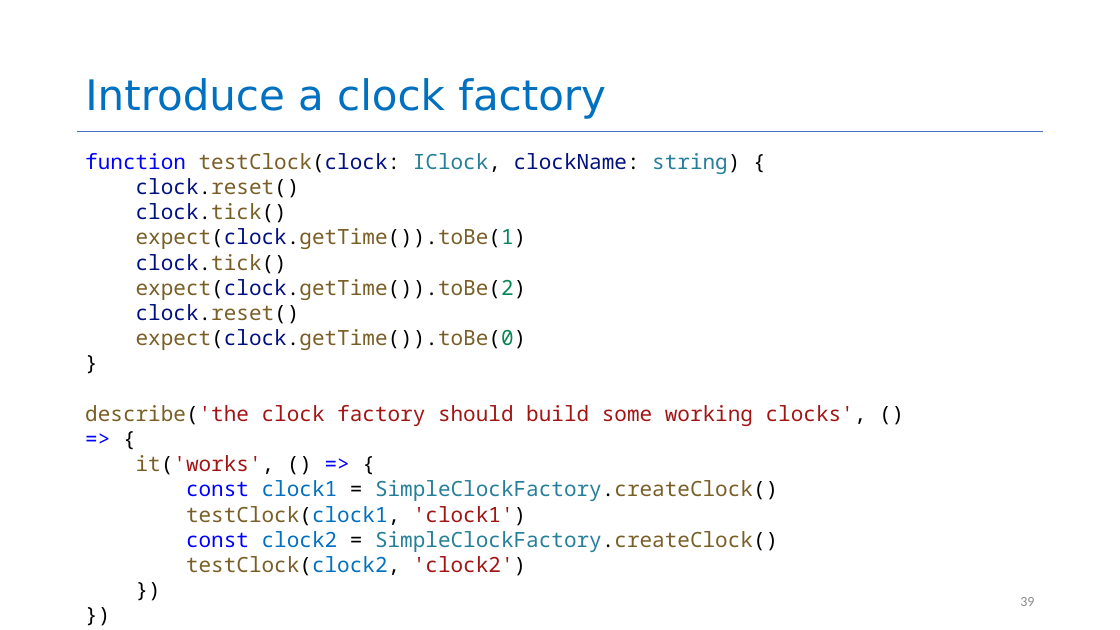
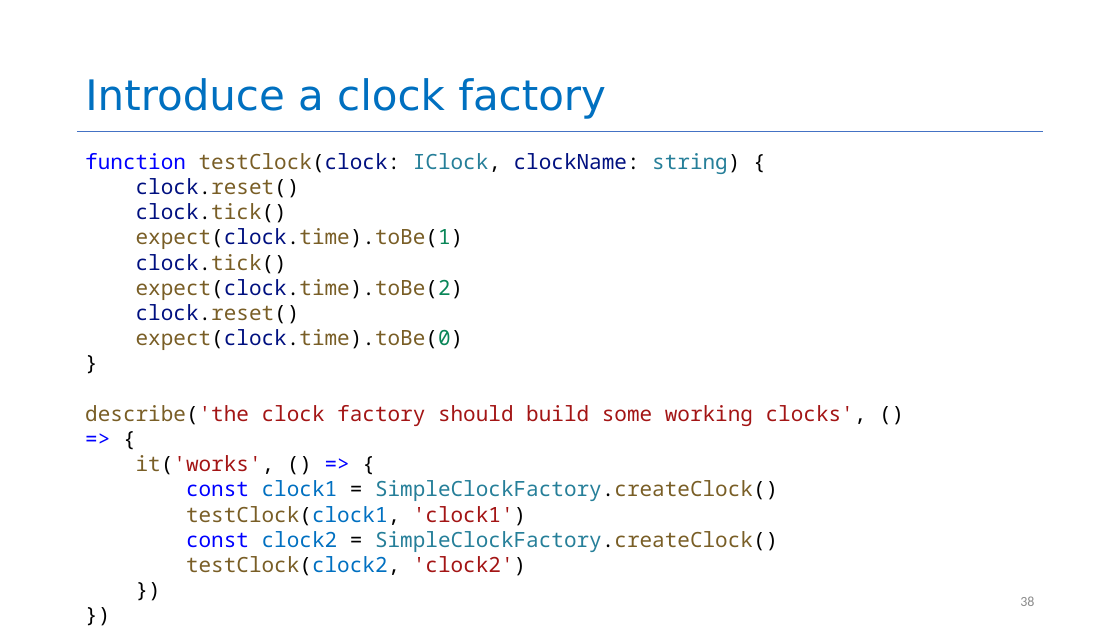
Before and after one commit to neu-se/CS4530-Spring-2025, a slide deck: slide 38 of Slides/Module 05 Interaction-Level Design Patterns.pptx (slide 39 before the commit). Drawn at 1120x630 pixels with LibreOffice and Linux fonts; fonts in the diff are those of the drawing. Boxes give left, top, right and bottom in pixels: in the first picture for what was removed or moved away, otherwise in the second. Text is boxed around its words. In the diff, an @@ line names an element or a change of style, - is before the commit and + after.

```diff
--- a/Slides/Module 05 Interaction-Level Design Patterns.pptx
+++ b/Slides/Module 05 Interaction-Level Design Patterns.pptx
@@ text at box(136, 228, 464, 249): text changed @@
-expect(clock.getTime()).toBe(1)
+expect(clock.time).toBe(1)
@@ text at box(136, 279, 464, 300): text changed @@
-expect(clock.getTime()).toBe(2)
+expect(clock.time).toBe(2)
@@ text at box(136, 329, 464, 350): text changed @@
-expect(clock.getTime()).toBe(0)
+expect(clock.time).toBe(0)
@@ page number at box(1020, 596, 1034, 606): text changed @@
-39
+38
```
Also in this commit, not shown: 20 other slides changed, 2 slides added, 3 slides removed, 1 other file.
